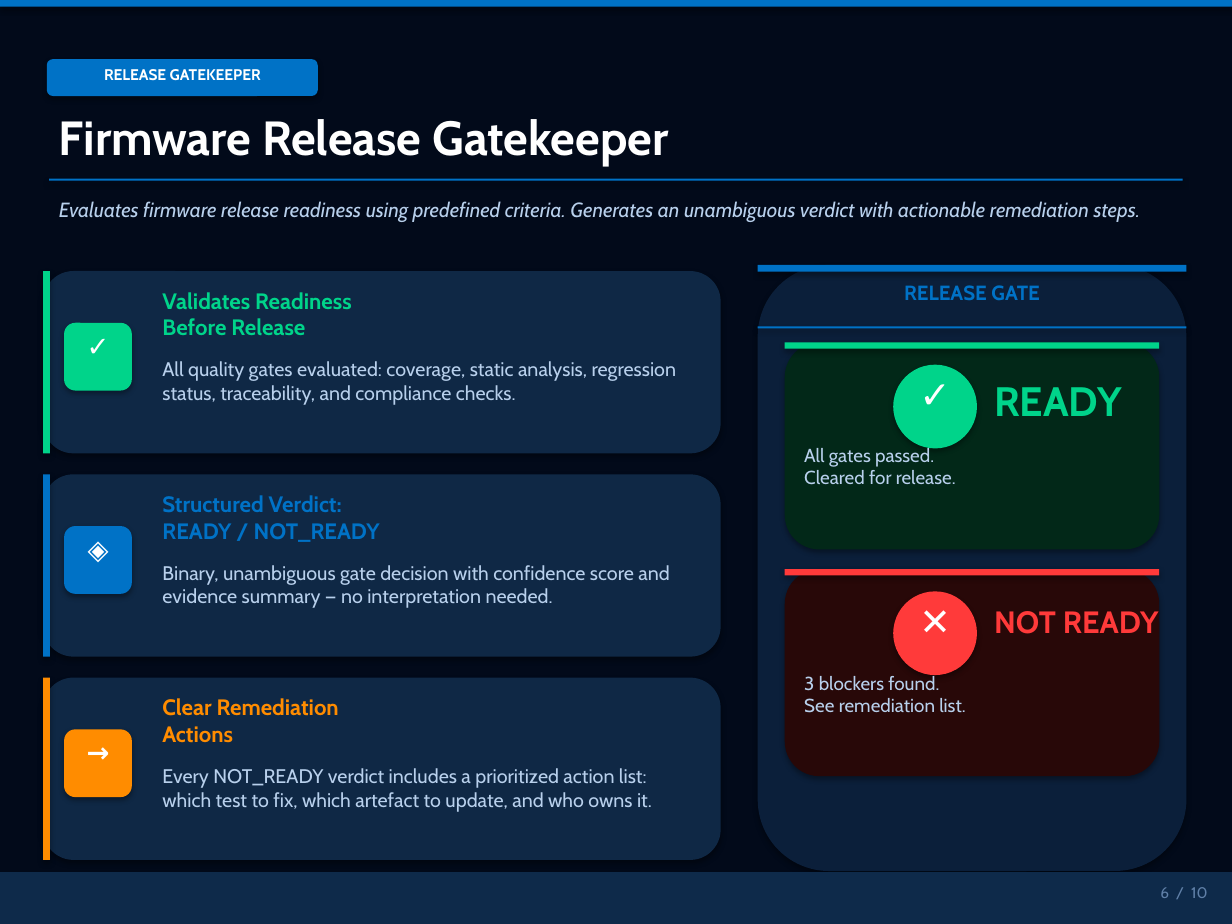
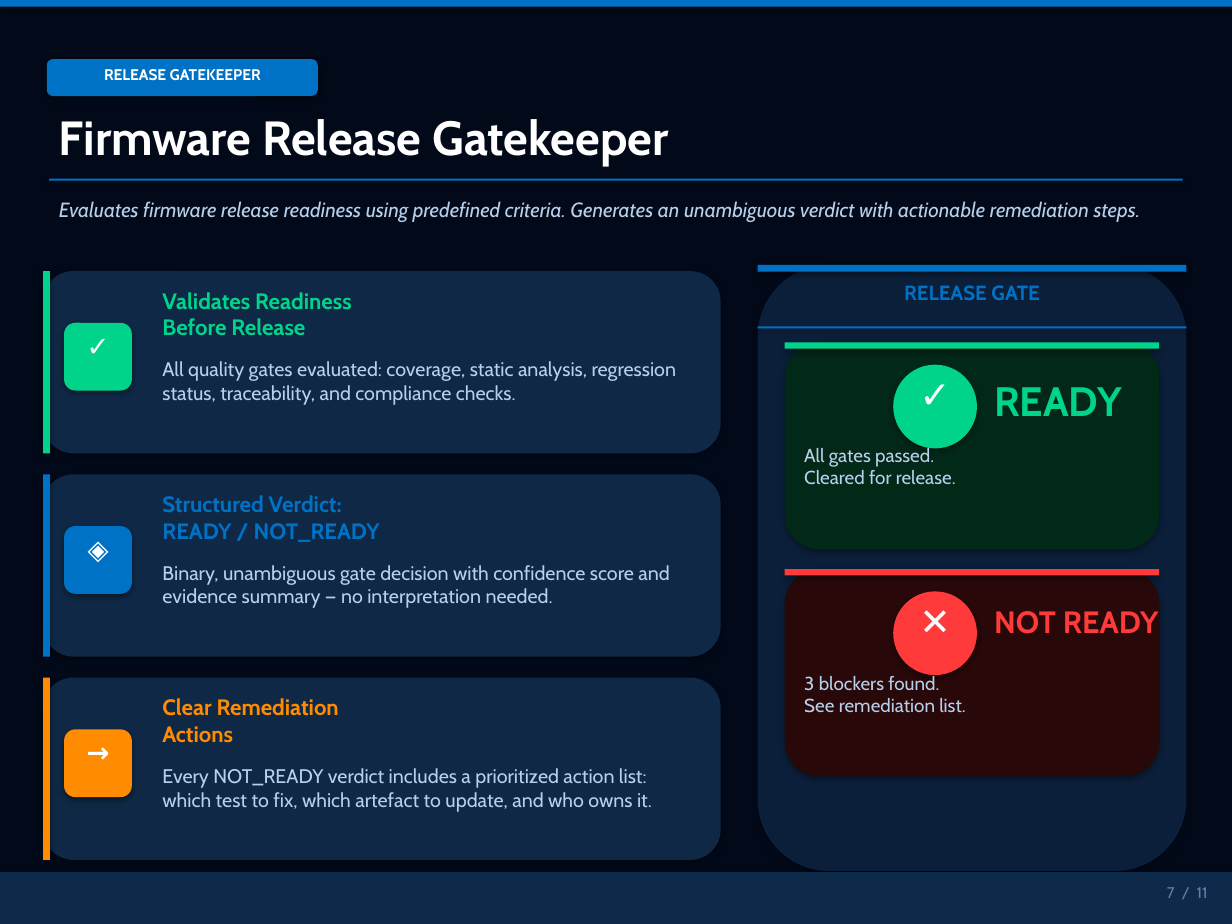
Before and after one commit to shyamnexus/HON_PPT, a slide deck: slide 7 of AI-Driven Embedded Product Lifecycle OrchestratorV3.pptx (slide 6 before the commit). Drawn at 1232x924 pixels with LibreOffice and Linux fonts; fonts in the diff are those of the drawing. Boxes give left, top, right and bottom in pixels: in the first picture for what was removed or moved away, otherwise in the second. Text is boxed around its words. In the diff, an @@ line names an element or a change of style, - is before the commit and + after.

```diff
--- a/AI-Driven Embedded Product Lifecycle OrchestratorV3.pptx
+++ b/AI-Driven Embedded Product Lifecycle OrchestratorV3.pptx
@@ text at [1167,887,1208,898]: text changed @@
-6 / 10
+7 / 11
```
Also in this commit, not shown: 9 other slides changed, 1 slide added, 2 other files.
